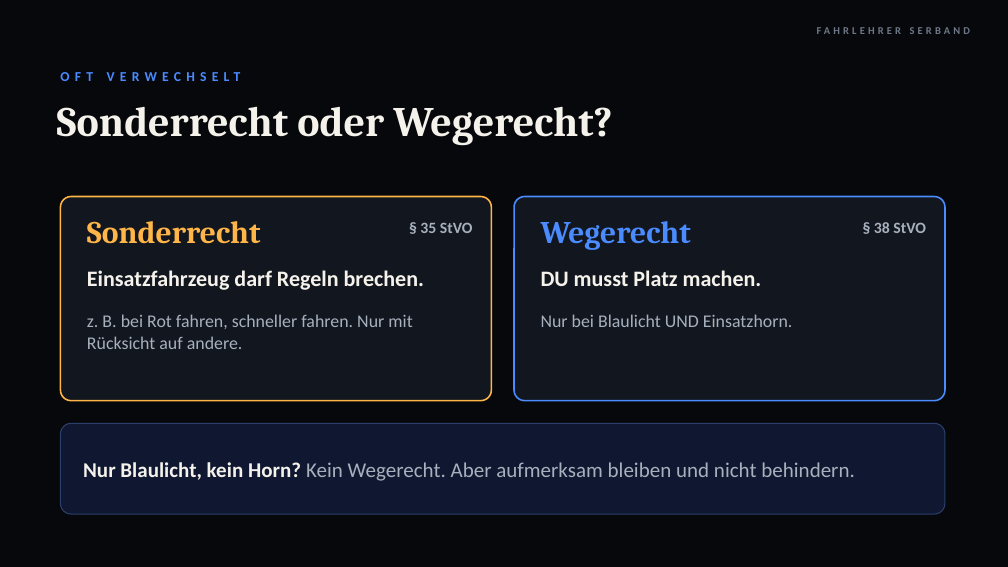
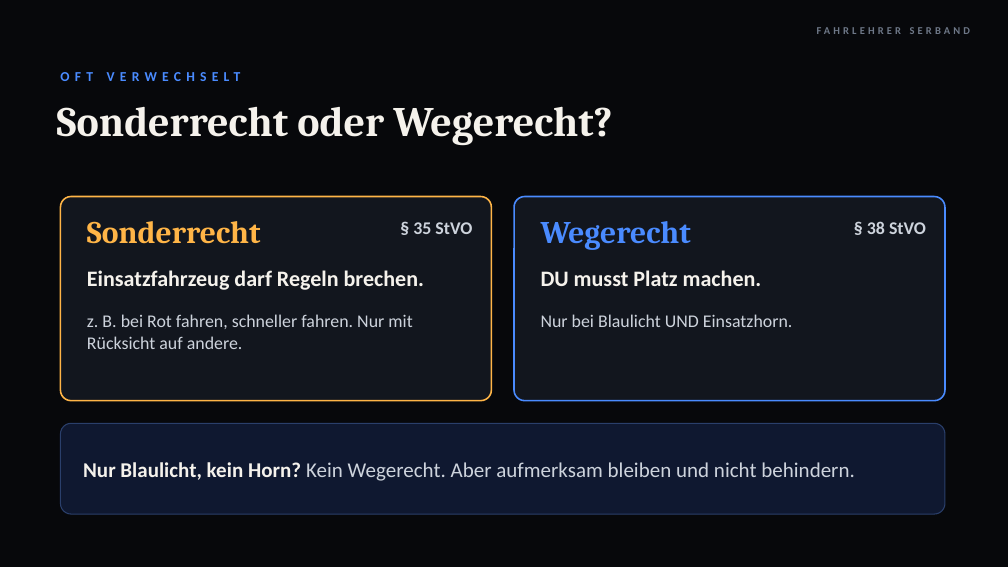
Before and after one commit to serband1995-hue/Fahrlehrer-Kompass-, a slide deck: slide 18 of theorie/lektion11/Lektion11_Besondere_Situationen.pptx. Drawn at 1008x567 pixels with LibreOffice and Linux fonts; fonts in the diff are those of the drawing; background and template pictures are left out. Boxes give left, top, right and bottom in pixels: in the first picture for what was removed or moved away, otherwise in the second. Text is boxed around its words. In the diff, an @@ line names an element or a change of style, - is before the commit and + after.

```diff
--- a/theorie/lektion11/Lektion11_Besondere_Situationen.pptx
+++ b/theorie/lektion11/Lektion11_Besondere_Situationen.pptx
@@ text "§ 35 StVO": place and size @@
-text "§ 35 StVO" at box(420, 222, 473, 233)
+text "§ 35 StVO" at box(413, 222, 472, 234)
@@ text "§ 35 StVO" at box(413, 222, 472, 234): size 15 to 17 pt, text colour #A7B0BD to #CDD3DC @@
@@ text "§ 38 StVO" at box(867, 221, 926, 234): size 15 to 17 pt, text colour #A7B0BD to #CDD3DC @@
@@ text "§ 38 StVO": place and size @@
-text "§ 38 StVO" at box(874, 222, 926, 233)
+text "§ 38 StVO" at box(867, 221, 926, 234)
@@ text "z. B. bei Rot fahren, ..." at box(87, 314, 412, 349): text colour #A7B0BD to #CDD3DC @@
@@ text "Nur bei Blaulicht UND Einsatzhorn." at box(541, 314, 793, 327): text colour #A7B0BD to #CDD3DC @@
@@ text "Nur Blaulicht, kein Horn? Kein ..." at box(83, 462, 855, 481): text colour #A7B0BD to #CDD3DC in "Kein Wegerecht. Aber aufmerksam bleiben und nicht ..." @@
```
Also in this commit, not shown: 21 other slides changed, 1 slide added, 1 slide removed, 2 other files.
